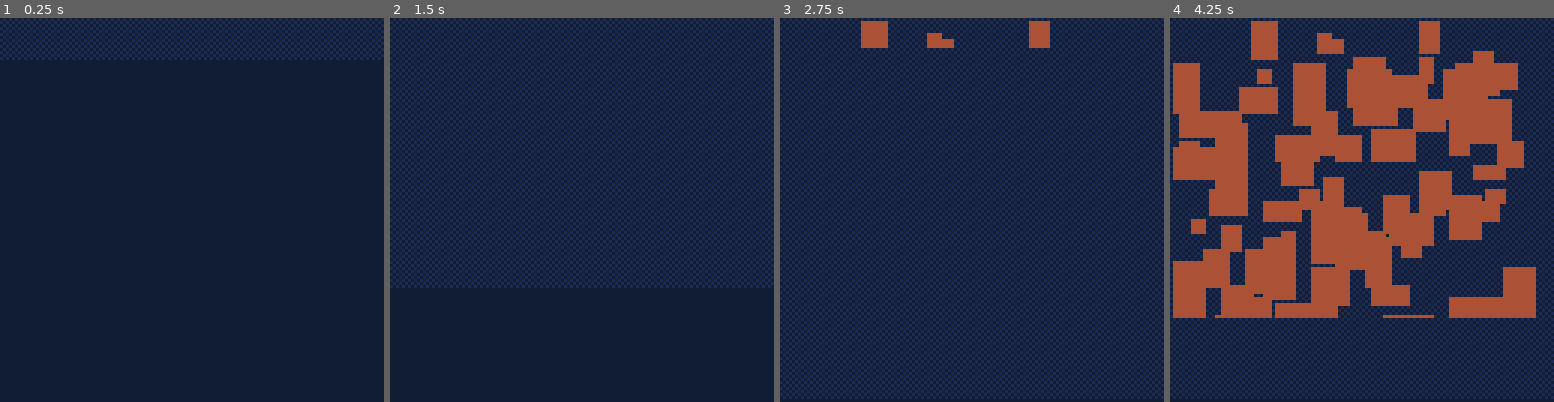
Above: before the commit, frames 1-4 (left to right).
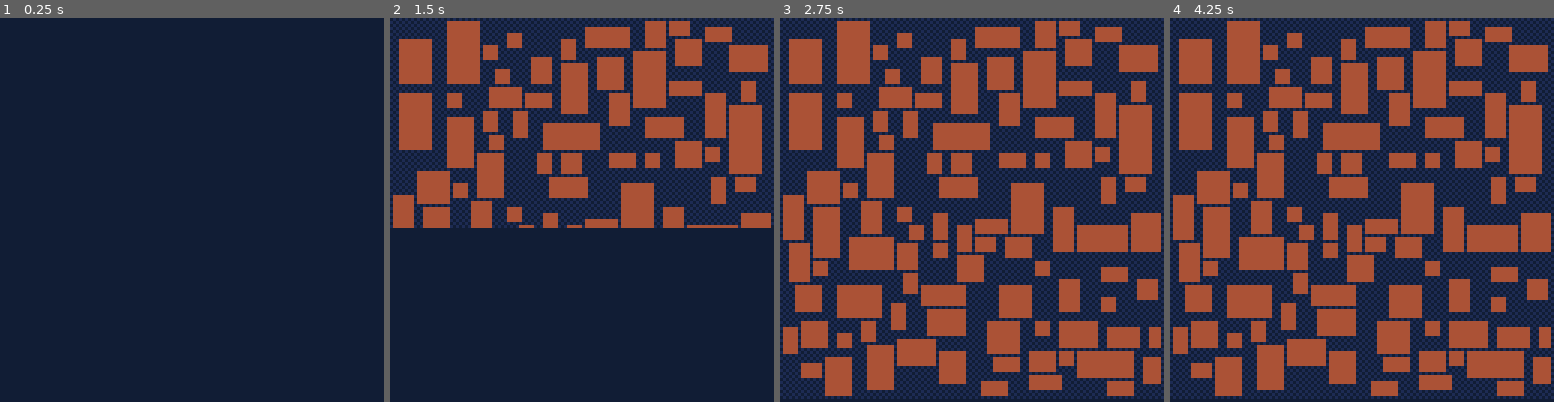
Above: after the commit, the same moments.

Repository: theRenard/PICO-8-Dungeon-Generator
Game: PICO-8 cartridge growing-tree.p8
Same seed, same stepped clock (60 frames per second), same inputs: the game is played once before the commit and once after it.
Inputs:
- Up to frame 1 (0.25 s): no input
- Up to frame 2 (1.5 s): no input
- Up to frame 3 (2.75 s): no input
- Up to frame 4 (4.25 s): no input

The runs differ from the first frame. In frame 1, 5.5% of the frame differs, in the area x 0-100%, y 0-11%; in frame 2, 33%; in frame 3, 47%; in frame 4, 48%, in the area x 0-100%, y 0-99%.

Commit message:
Refactor growing-tree.lua to improve room placement and maze generation

Diff:
--- a/growing-tree.lua
+++ b/growing-tree.lua
@@ -1,5 +1,5 @@
 cls()
-numRoomTries = 100
+numRoomTries = 1000
 roomExtraSize = 2
 floorTile = 1
 emptyTile = 0
@@ -45,8 +45,8 @@
         else
             h += rectangularity
         end
-        local x = intRnd((stage.w - 1 - w) / 2) * 2 + 1
-        local y = intRnd((stage.h - 1 - h) / 2) * 2 + 1
+        local x = intRnd((stage.w - w) / 2) * 2 + 1
+        local y = intRnd((stage.h + 1 - h) / 2) * 2 + 1
         local room = { x = x, y = y, w = w, h = h }
         local overlaps = false
         for other in all(stage.rooms) do
@@ -57,7 +57,7 @@
         end
         if not overlaps then
             -- rect(room.x, room.y, room.x + room.w, room.y + room.h, 3)
-            add(rooms, room)
+            add(stage.rooms, room)
             -- startRegion(_ENV)
             local positions = getAllTilePositions(room)
             for pos in all(positions) do
@@ -84,7 +84,7 @@
 end
 
 function setTile(pos, tileType)
-    pq(pos.x, pos.y)
+    -- pq(pos.x, pos.y)
     stage.tiles[pos.y][pos.x] = tileType
 end
 
@@ -97,7 +97,6 @@
 -- end
 
 createStage(127, 127)
-drawStage()
 createRooms()
 drawStage()
 -- createMap()
